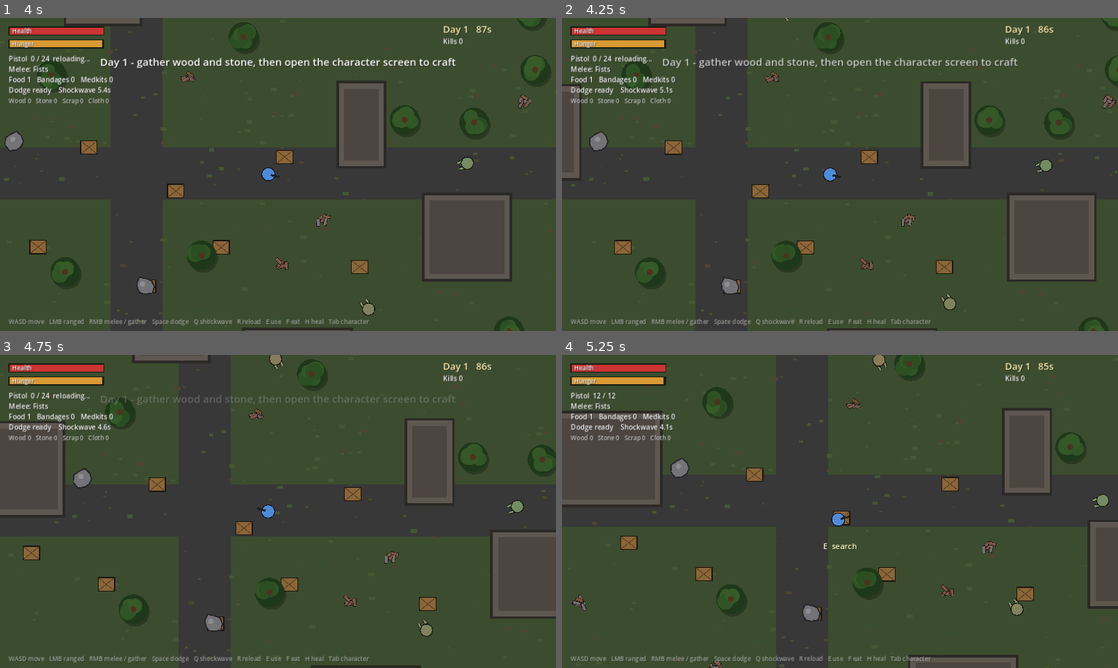
Above: before the commit, frames 1-4 (two rows, left to right).
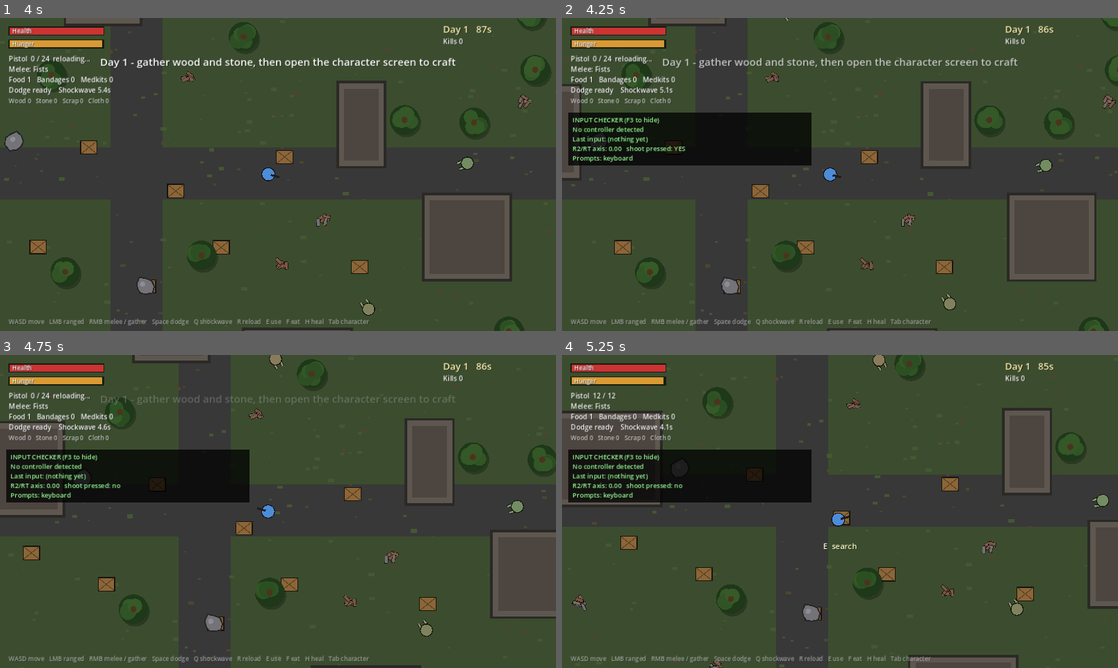
Above: after the commit, the same moments.

Repository: CptSyphilis/nightfall-
Game: Godot game, scene res://scenes/main.tscn
The game is run twice, just before and just after one commit, with the same random seed, the same clock (stepped at 60 frames per second) and the same inputs.
Inputs (mouse positions are in pixels of both pictures, inside the frame that each line leads up to):
- Up to frame 1 (4 s): tap Enter (restart) at 0.5 s; move the mouse to (400, 158) at 0.52 s; press the mouse at (400, 158) at 0.53 s; hold D (move_right) 0.53-1.28 s; move the mouse to (166, 190) at 1.27 s; release the mouse at (166, 190) at 1.28 s; hold S (move_down) 1.28-2.03 s; tap Q (ability) at 1.35 s; click (166, 190) at 1.55 s; move the mouse to (333, 105) at 2.02 s; press the mouse at (333, 105) at 2.03 s; hold D (move_right) 2.03-2.78 s; tap Space (dodge) at 2.1 s; move the mouse to (250, 237) at 2.77 s; release the mouse at (250, 237) at 2.78 s; hold W (move_up) 2.78-3.53 s; tap F (eat) at 2.85 s; click (250, 237) at 3.05 s; move the mouse to (444, 221) at 3.52 s; press the mouse at (444, 221) at 3.53 s; hold A (move_left) from 3.53 s (still down); tap H (heal) at 3.6 s
- Up to frame 2 (4.25 s): keep holding A (move_left); tap F3 (debug_input, bound only after the commit) at 4.15 s
- Up to frame 3 (4.75 s): keep holding A (move_left); move the mouse to (111, 464) at 4.27 s; release the mouse at (111, 464) at 4.28 s; tap E (interact) at 4.35 s; click (111, 464) at 4.55 s
- Up to frame 4 (5.25 s): move the mouse to (867, 511) at 5.02 s; release A (move_left) at 5.03 s; hold S (move_down) from 5.03 s (still down); hold Right mouse button (melee) from 5.03 s (still down)

Frame 1 is identical in both runs. In frame 2, 7.2% of the frame differs, in the area x 1-45%, y 30-48%; in frame 3, 7.3%; in frame 4, 7.3%.

Commit message:
Add F3 input checker for controller mapping problems
Co-Authored-By: Claude Opus 5.5 <noreply@anthropic.com>
Claude-Session: https://claude.ai/code/session_01FvTJ6EUBo62FQH8mU8exuh

Diff:
--- a/scripts/hud.gd
+++ b/scripts/hud.gd
@@ -79,6 +79,9 @@
 		var a := clampf(_message_time, 0.0, 1.0)
 		_text_centered(110, _message, 24, Color(1, 1, 1, a))
 
+	if game.show_input_debug:
+		_draw_input_debug(p)
+
 	# Controls reminder for whatever you are playing with.
 	_text(Vector2(20, h - 16), CONTROL_HINTS[p.prompt_style()], 14, Color(1, 1, 1, 0.55))
 
@@ -87,6 +90,27 @@
 		_text_centered(h / 2 - 30, "YOU DIED", 48, Color(0.9, 0.2, 0.2))
 		_text_centered(h / 2 + 15, "Survived to day %d with %d kills" % [game.day, game.kills], 20)
 		_text_centered(h / 2 + 50, "Press %s to try again" % prompt("restart"), 18, Color(1, 1, 1, 0.8))
+
+
+## F3 input checker: shows what the controller sends, to fix button mapping problems.
+func _draw_input_debug(p) -> void:
+	var lines: Array[String] = ["INPUT CHECKER (F3 to hide)"]
+	var pads := Input.get_connected_joypads()
+	if pads.is_empty():
+		lines.append("No controller detected")
+	for d in pads:
+		var known := "standard layout" if Input.is_joy_known(d) else "UNKNOWN layout"
+		lines.append("Pad %d: %s  (%s)" % [d, Input.get_joy_name(d), known])
+	lines.append("Last input: %s" % p.last_pad_input)
+	lines.append("R2/RT axis: %.2f   shoot pressed: %s" % [
+		Input.get_joy_axis(maxi(p.last_pad_device, 0), JOY_AXIS_TRIGGER_RIGHT),
+		"YES" if Input.is_action_pressed("shoot") else "no"])
+	lines.append("Prompts: %s" % p.prompt_style())
+	var y := 240.0
+	draw_rect(Rect2(14, y - 22, 560, 22 * lines.size() + 12), Color(0, 0, 0, 0.75))
+	for line in lines:
+		_text(Vector2(24, y), line, 15, Color(0.6, 1.0, 0.6))
+		y += 22.0
 
 
 ## Button name for an action, matching the device in use.
--- a/scripts/main.gd
+++ b/scripts/main.gd
@@ -29,6 +29,7 @@
 var ui: Control           # inventory / crafting window
 var placement: Node2D     # green/red outline when placing a chest or workbench
 var placing := ""         # item id being placed, "" when not placing
+var show_input_debug := false   # F3: shows what the controller is sending
 
 ## True while the inventory window is open (combat is paused for the player).
 var ui_open: bool:
@@ -79,6 +80,8 @@
 
 
 func _unhandled_input(event: InputEvent) -> void:
+	if event.is_action_pressed("debug_input"):
+		show_input_debug = not show_input_debug
 	if game_over and event.is_action_pressed("restart"):
 		get_tree().reload_current_scene()
 
@@ -451,6 +454,7 @@
 	_action("inventory", 0.5, [_key(KEY_TAB), _key(KEY_I), _button(JOY_BUTTON_START)])
 	_action("close_ui",  0.5, [_key(KEY_ESCAPE), _button(JOY_BUTTON_B)])
 	_action("restart",   0.5, [_key(KEY_ENTER), _button(JOY_BUTTON_A)])
+	_action("debug_input", 0.5, [_key(KEY_F3)])
 	# Let the left stick move around menus too (the D-pad already does).
 	InputMap.action_add_event("ui_up", _axis(JOY_AXIS_LEFT_Y, -1.0))
 	InputMap.action_add_event("ui_down", _axis(JOY_AXIS_LEFT_Y, 1.0))
--- a/scripts/player.gd
+++ b/scripts/player.gd
@@ -75,6 +75,8 @@
 var use_mouse_aim := true          # false = aim is set from code (tests)
 var using_controller := false      # true after the last input came from a gamepad
 var controller_style := "xbox"     # "xbox" or "ps", decides the button names shown
+var last_pad_device := -1          # for the F3 input checker
+var last_pad_input := "(nothing yet)"
 var game: Node
 var light: PointLight2D
 
@@ -188,6 +190,12 @@
 
 ## Notice which device was used last, so aiming and button prompts follow it.
 func _input(event: InputEvent) -> void:
+	if event is InputEventJoypadButton and event.pressed:
+		last_pad_device = event.device
+		last_pad_input = "button %d pressed" % event.button_index
+	elif event is InputEventJoypadMotion and absf(event.axis_value) > 0.2:
+		last_pad_device = event.device
+		last_pad_input = "axis %d = %.2f" % [event.axis, event.axis_value]
 	if event is InputEventJoypadButton or (event is InputEventJoypadMotion and absf(event.axis_value) > 0.3):
 		if not using_controller or controller_style == "keyboard":
 			controller_style = style_from_name(Input.get_joy_name(event.device))
